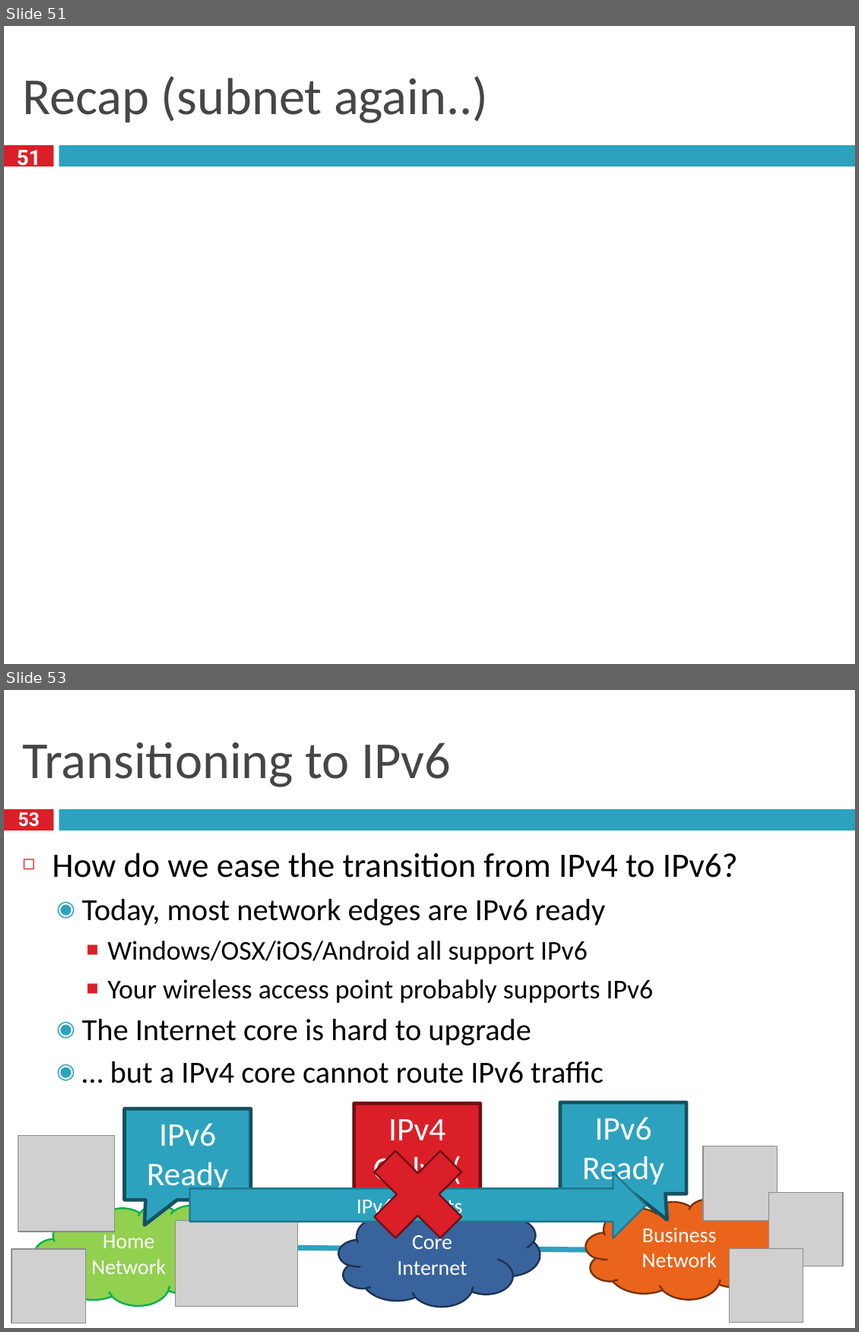
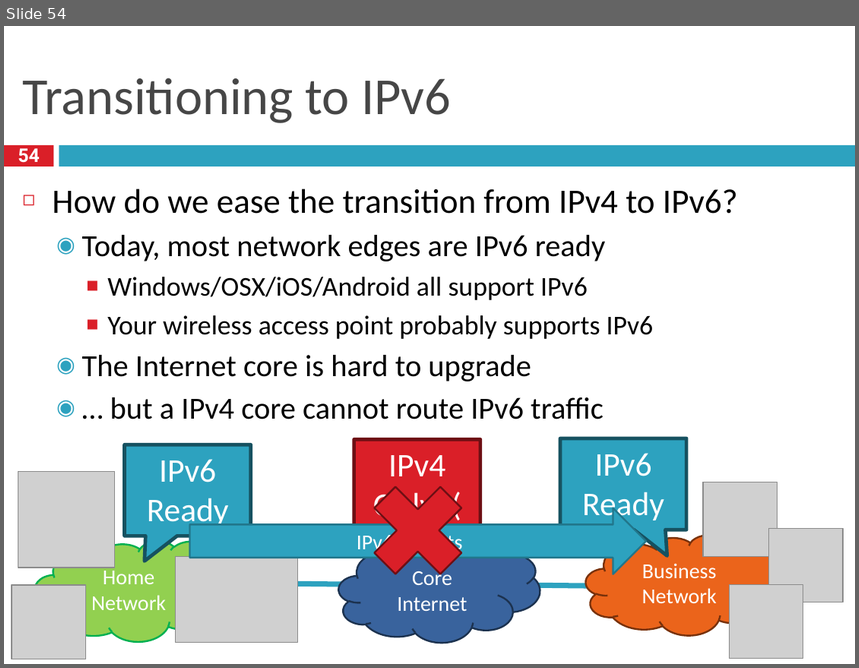
Before and after one commit to taejoong/taejoong.github.io, a slide deck: courses/csci-351/handouts/8-Network.pptx. Shown one above the other, each under a label of ours: slides 51 and 53 before the commit, slide 54 after it; the slides between them are not shown. The pictures are 859x1332 and 859x668 pixels, drawn with LibreOffice and Linux fonts; fonts in the diff are those of the drawing; grey boxes stand for pictures. Boxes give left, top, right and bottom in pixels: in the first picture for what was removed or moved away, otherwise in the second. Text is boxed around its words. In the diff, an @@ line names an element or a change of style, - is before the commit and + after.

```diff
--- a/courses/csci-351/handouts/8-Network.pptx
+++ b/courses/csci-351/handouts/8-Network.pptx
@@ slide 51 removed at [4, 26, 855, 664], background #FFFFFF; not listed: 2 template elements that a slide beside it also shows @@
@@ title removed at [22, 76, 488, 123] @@
-Recap (subnet again..)
@@ page number removed at [17, 150, 41, 170] @@
-51
@@ what was slide 53 is now slide 54 @@
@@ page number at [18, 148, 39, 167]: text changed @@
-53
+54
```
Also in this commit, not shown: 4 slides changed, 3 slides added, 1 other slide removed, 2 other files.
